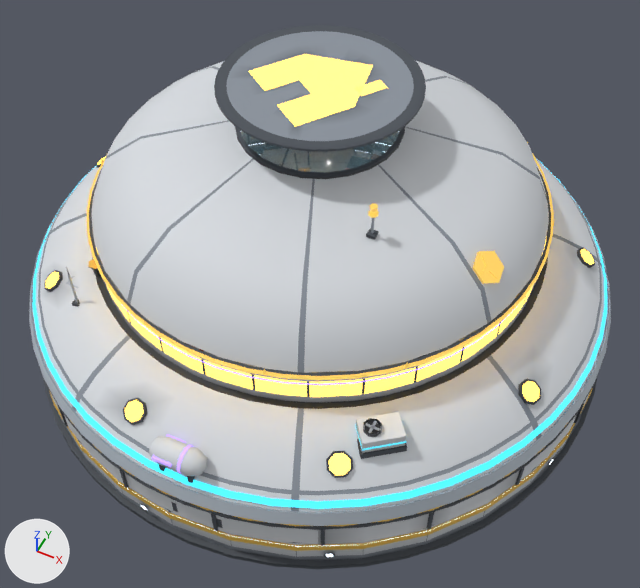
The glTF model assets/models/habitat_xl_far.glb, before and after one commit.
Both versions are drawn from a 50 mm camera at (12.0, -24.1, 31.0) aimed at (1.1, -2.3, 3.8). Every picture has the same lights, and +X, +Y and +Z are marked at lower left. The first picture is the older version. Vertices at exactly the same position are counted once.

The older version as bpy lines, for what is in view:
```python
me_base = bpy.data.meshes.new('Base')
me_base.from_pydata(...)  # 4234 vertices, 5097 faces; spans x -12.6..12.6, y -12.6..12.6, z -0.2..1.4
# faces by material slot: [4869, 228]
me_base.materials.append(mat_palette_001)
me_base.materials.append(mat_lightstrip_001)
me_l4 = bpy.data.meshes.new('L4')
me_l4.from_pydata(...)  # 257 vertices, 294 faces; spans x -9.1..9.1, y -12.3..10.0, z 3.6..6.5
# faces by material slot: [134, 160]
me_l4.materials.append(mat_l4band_001)
me_l4.materials.append(mat_palette_001)
me_l5 = bpy.data.meshes.new('L5')
me_l5.from_pydata(...)  # 295 vertices, 332 faces; spans x -9.3..9.3, y -9.3..9.3, z 6.9..11.2
# faces by material slot: [314, 18]
me_l5.materials.append(mat_l5gold_001)
me_l5.materials.append(mat_palette_001)
me_roof_001 = bpy.data.meshes.new('Roof.001')
me_roof_001.from_pydata(...)  # 3368 vertices, 4604 faces; spans x -12.5..12.5, y -12.5..12.5, z 1.4..12.3
# faces by material slot: [3934, 72, 598]
me_roof_001.materials.append(mat_palette_001)
me_roof_001.materials.append(mat_glass_001)
me_roof_001.materials.append(mat_neon_001)
ob_base = bpy.data.objects.new('Base', me_base)
ob_base.location = (0.0, 0.0, 0.0)
ob_l4 = bpy.data.objects.new('L4', me_l4)
ob_l4.location = (0.0, 0.0, 0.0)
ob_l5 = bpy.data.objects.new('L5', me_l5)
ob_l5.location = (0.0, 0.0, 0.0)
ob_roof = bpy.data.objects.new('Roof', me_roof_001)
ob_roof.location = (0.0, 0.0, 0.0)
# also in view: 'L2' at (0.0, 0.0, 4.9); 'Interior' at (0.1, 0.3, 1.1); 'L3' at (0.0, 0.0, 4.6)
```
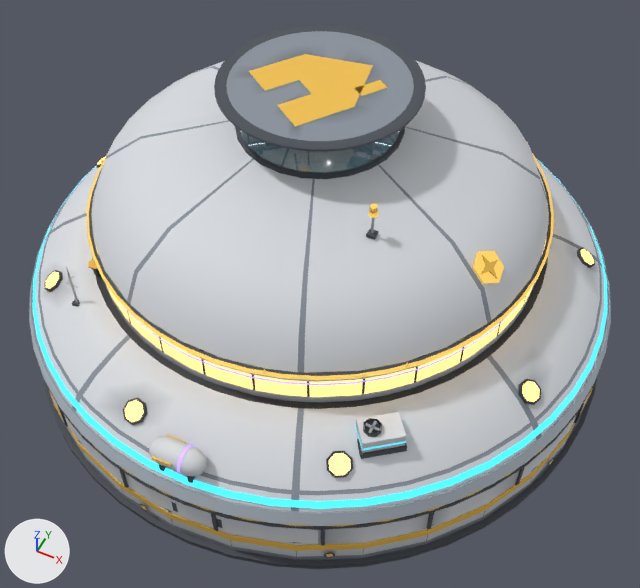
The change, as a list of edits to the scene's bpy script:
```text
Add mat_window:
    mat_window = bpy.data.materials.new('Window')
    # nodes: BsdfPrincipled, Mix, OutputMaterial, VertexColor
    # colours: orange #ffd27a, mixed with the vertex colours
Add mat_floor:
    mat_floor = bpy.data.materials.new('Floor')
    mat_floor.use_nodes = True; mat_floor.node_tree.nodes.clear()
    _N = mat_floor.node_tree.nodes; _L = mat_floor.node_tree.links
    n0 = _N.new('ShaderNodeBsdfPrincipled'); n0.name = 'Principled BSDF'
    n0.inputs[2].default_value = 0.65  # 'Roughness'
    n1 = _N.new('ShaderNodeOutputMaterial'); n1.name = 'Material Output'
    n2 = _N.new('ShaderNodeVertexColor'); n2.name = 'Color Attribute'
    _L.new(n0.outputs[0], n1.inputs[0])  # 'BSDF' to 'Surface'
    _L.new(n2.outputs[0], n0.inputs[0])  # 'Color' to 'Base Color'
Change me_base:
    where me_base.from_pydata(...)  # 4234 vertices, 5097 faces; spans x -12.6..12.6, y -12.6..12.6, z -0.2..1.4
    used by ob_base; location = (0.0, 0.0, 0.0)
    me_base part 1: 92 kept faces spanning x -12.5..12.5, y -12.5..12.5, z 0.5..1.4 get new vertex colours; the middle colour goes from white #fdfdfd to orange #f0bf4d
    me_base part 2: 84 faces spanning x -12.5..12.5, y -12.5..12.5, z 0.5..1.4 switch from mat_lightstrip_001 to mat_palette_001
    add me_base.materials.append(mat_floor)
Change me_l4:
    where me_l4.from_pydata(...)  # 257 vertices, 294 faces; spans x -9.1..9.1, y -12.3..10.0, z 3.6..6.5
    used by ob_l4; location = (0.0, 0.0, 0.0)
    me_l4 part 3: 16 faces spanning x -0.3..0.5, y -12.3..-11.2, z 4.5..4.7 switch from mat_l4band_001 to mat_palette_001
Change me_roof_001:
    where me_roof_001.from_pydata(...)  # 3368 vertices, 4604 faces; spans x -12.5..12.5, y -12.5..12.5, z 1.4..12.3
    used by ob_roof; location = (0.0, 0.0, 0.0)
    me_roof_001 part 4: 300 kept faces spanning x -12.3..12.3, y -12.2..9.8, z 2.0..12.3 get new vertex colours; the middle colour goes from white #ffffff to yellow #f2c14e
    me_roof_001 part 5: 300 faces spanning x -12.3..12.3, y -12.2..9.8, z 2.0..12.3 switch from mat_neon_001 to mat_palette_001
    me_roof_001 part 6: 186 faces spanning x -11.4..10.8, y -11.3..11.3, z 4.4..6.6 switch from mat_neon_001 to mat_window
```

Pixel boxes (x1, y1, x2, y2) of what changed, in the pictures (640 x 588 px):
part 1 of me_base, recoloured
    both: (101, 435, 568, 557)
part 2 of me_base, recoloured
    both: (101, 435, 568, 557)
part 3 of me_l4, recoloured
    both: (151, 434, 186, 467)
part 4 of me_roof_001, recoloured (darker)
    both: (256, 54, 388, 126)
part 5 of me_roof_001, recoloured (yellow to orange)
    both: (256, 54, 388, 126)
part 6 of me_roof_001, recoloured
    both: (46, 156, 594, 476)
